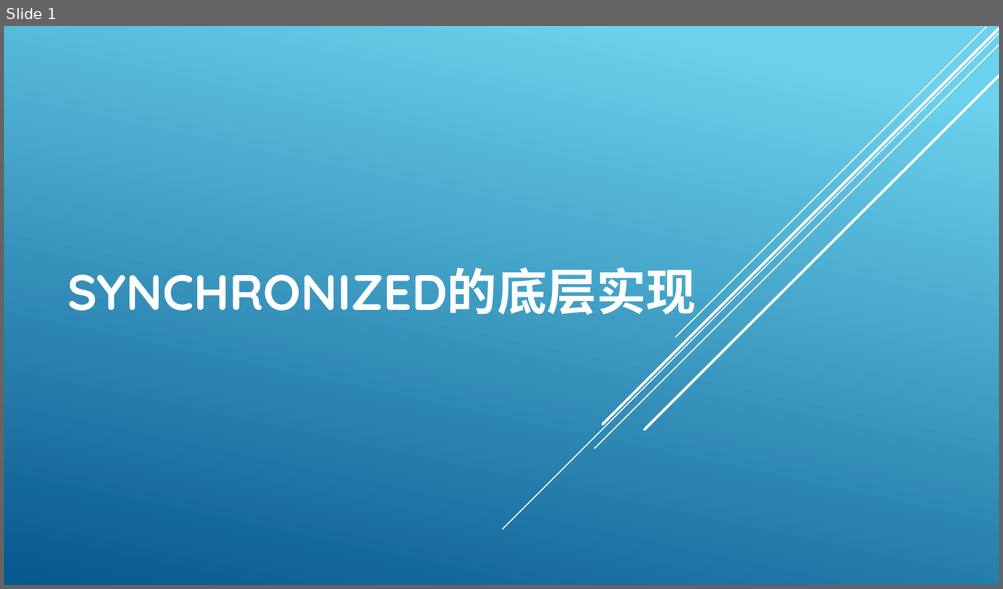
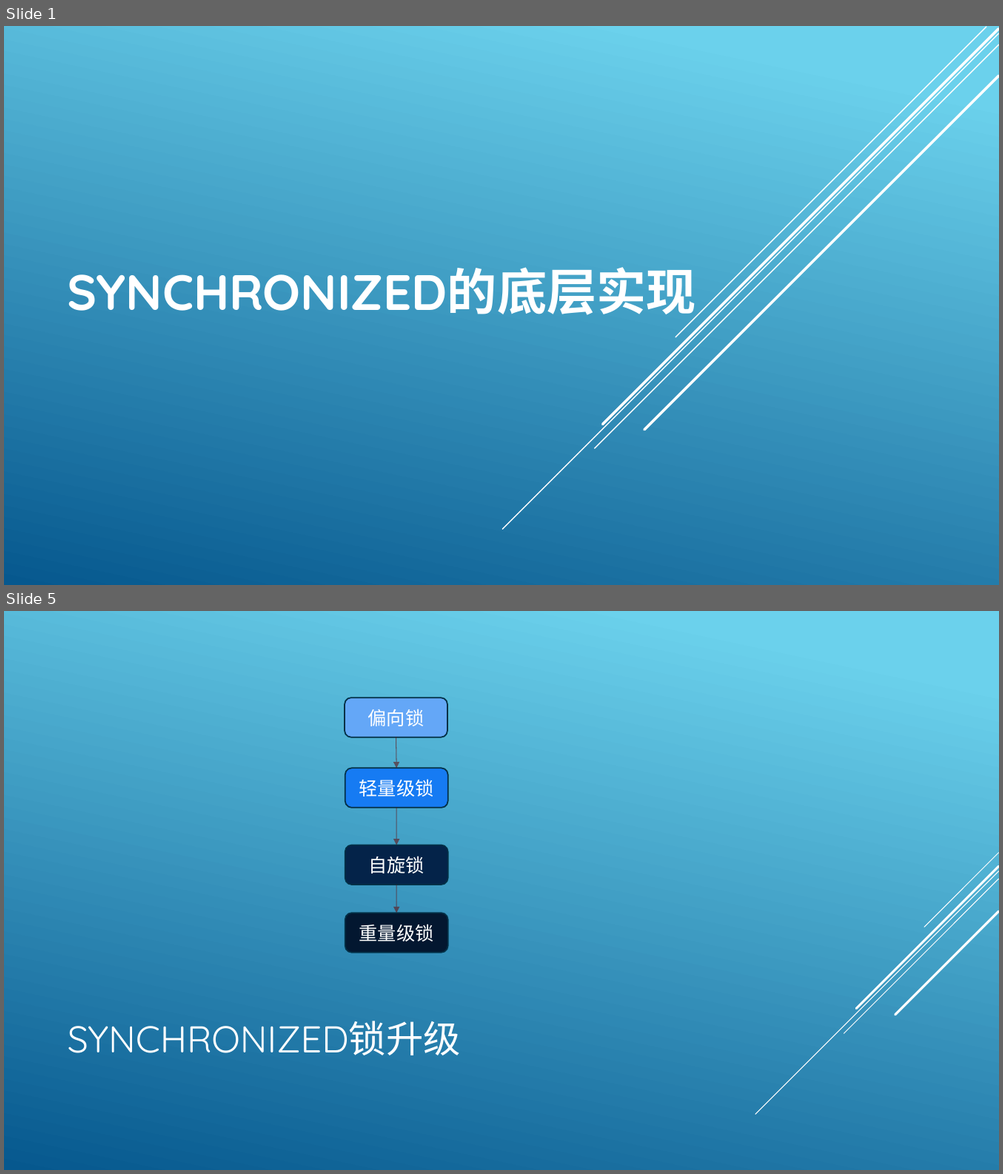
Before and after one commit to twfx7758/blchina, a slide deck: notebook/javaer/ppt/1.Synchronized的底层实现原理.pptx. Shown one above the other, each under a label of ours: slide 1 before the commit, slides 1 and 5 after it; the slides between them are not shown. The pictures are 1003x589 and 1003x1174 pixels, drawn with LibreOffice and Linux fonts; fonts in the diff are those of the drawing. Boxes give left, top, right and bottom in pixels: in the first picture for what was removed or moved away, otherwise in the second. Text is boxed around its words. In the diff, an @@ line names an element or a change of style, - is before the commit and + after.

```diff
--- a/notebook/javaer/ppt/1.Synchronized的底层实现原理.pptx
+++ b/notebook/javaer/ppt/1.Synchronized的底层实现原理.pptx
@@ slide 5 added at (4, 611, 999, 1170), background gradient #6ED2EB to #06588E @@
@@ rounded rectangle added at (344, 698, 447, 737), fill #64A7F7, outline #043148 1.25 pt, 18 pt, text #FFFFFF @@
+偏向锁
@@ arrow added from (395, 737) to (396, 769), #631212 0.75 pt @@
@@ rounded rectangle added at (345, 769, 448, 808), fill #167BF3, outline #043148 1.25 pt, 18 pt, text #FFFFFF @@
+轻量级锁
@@ arrow added from (396, 808) to (396, 846), #631212 0.75 pt @@
@@ rounded rectangle added at (345, 846, 448, 885), fill #042349, outline #043148 1.25 pt, 18 pt, text #FFFFFF @@
+自旋锁
@@ arrow added from (396, 885) to (396, 913), #631212 0.75 pt @@
@@ rounded rectangle added at (345, 913, 448, 953), fill #031730, outline #043148 1.25 pt, 18 pt, text #FFFFFF @@
+重量级锁
@@ group added at (755, 853, 999, 1115): 5 lines @@
@@ title added at (68, 1021, 461, 1056), 36 pt, text #FFFFFF @@
+SYNCHRONIZED锁升级
```
Also in this commit, not shown: 1 slide changed, 2 other slides added, 5 other files.
